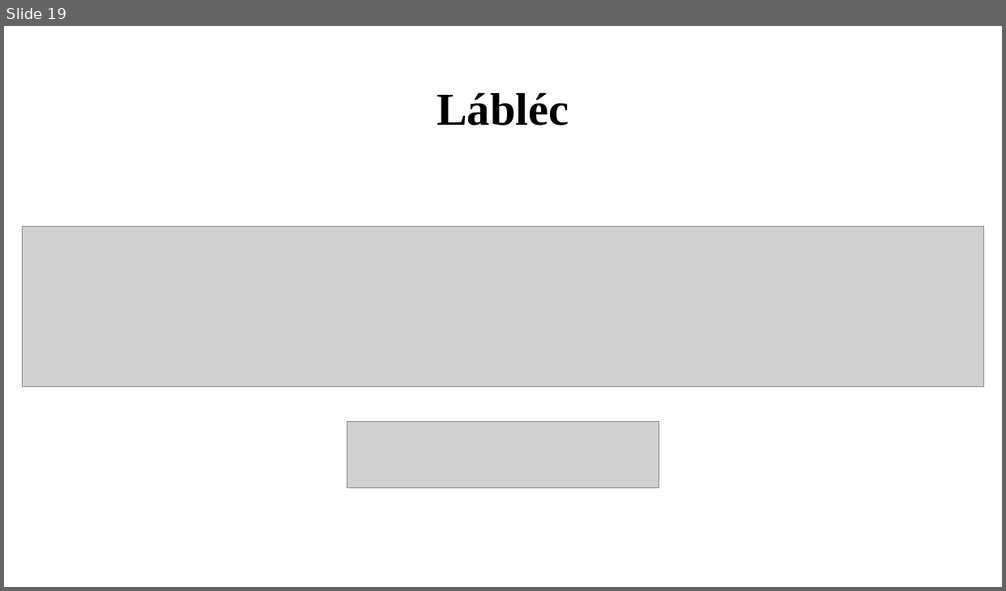
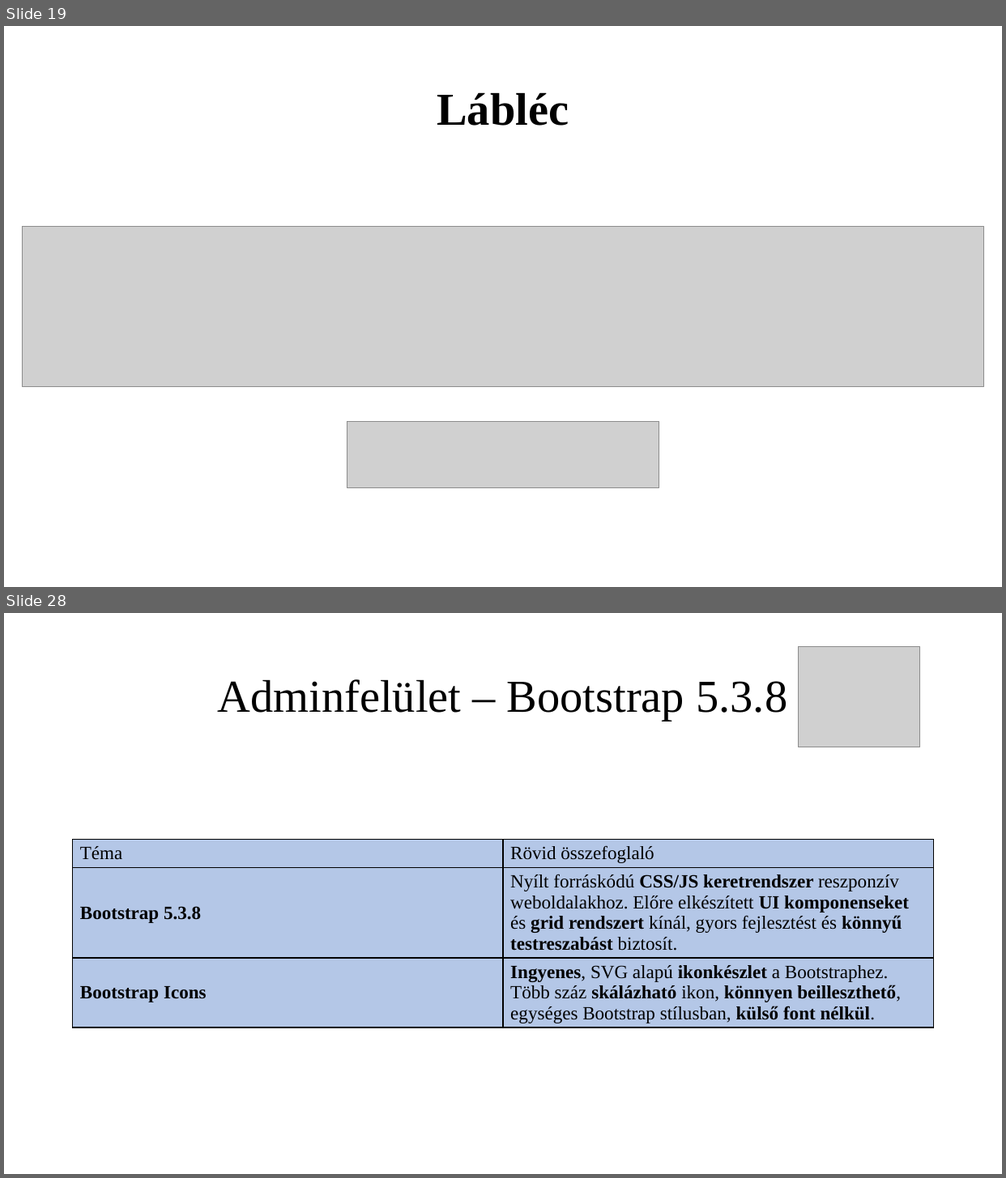
Before and after one commit to K0RN3L07/ParKing, a slide deck: Dokumentumok/ParKing-prezentacio.pptx. Shown one above the other, each under a label of ours: slide 19 before the commit, slides 19 and 28 after it; the slides between them are not shown. The pictures are 1006x591 and 1006x1178 pixels, drawn with LibreOffice and Linux fonts; fonts in the diff are those of the drawing; grey boxes stand for pictures. Boxes give left, top, right and bottom in pixels: in the first picture for what was removed or moved away, otherwise in the second. Text is boxed around its words. In the diff, an @@ line names an element or a change of style, - is before the commit and + after.

```diff
--- a/Dokumentumok/ParKing-prezentacio.pptx
+++ b/Dokumentumok/ParKing-prezentacio.pptx
@@ slide 28 added at (4, 613, 1002, 1174), background #FFFFFF @@
@@ picture added at (799, 647, 919, 747) @@
@@ title added at (218, 679, 787, 721), 44 pt, text #000000 @@
+Adminfelület – Bootstrap 5.3.8
@@ table added at (73, 840, 934, 1042), 3 rows, 2 columns @@
+Téma | Rövid összefoglaló
+Bootstrap 5.3.8 | Nyílt forráskódú CSS/JS keretrendszer reszponzív weboldalakhoz. Előre elkészített UI komponenseket és grid rendszert kínál, gyors fejlesztést és könnyű testreszabást biztosít.
+Bootstrap Icons | Ingyenes, SVG alapú ikonkészlet a Bootstraphez. Több száz skálázható ikon, könnyen beilleszthető, egységes Bootstrap stílusban, külső font nélkül.
```
Also in this commit, not shown: 1 slide changed, 9 other slides added.
